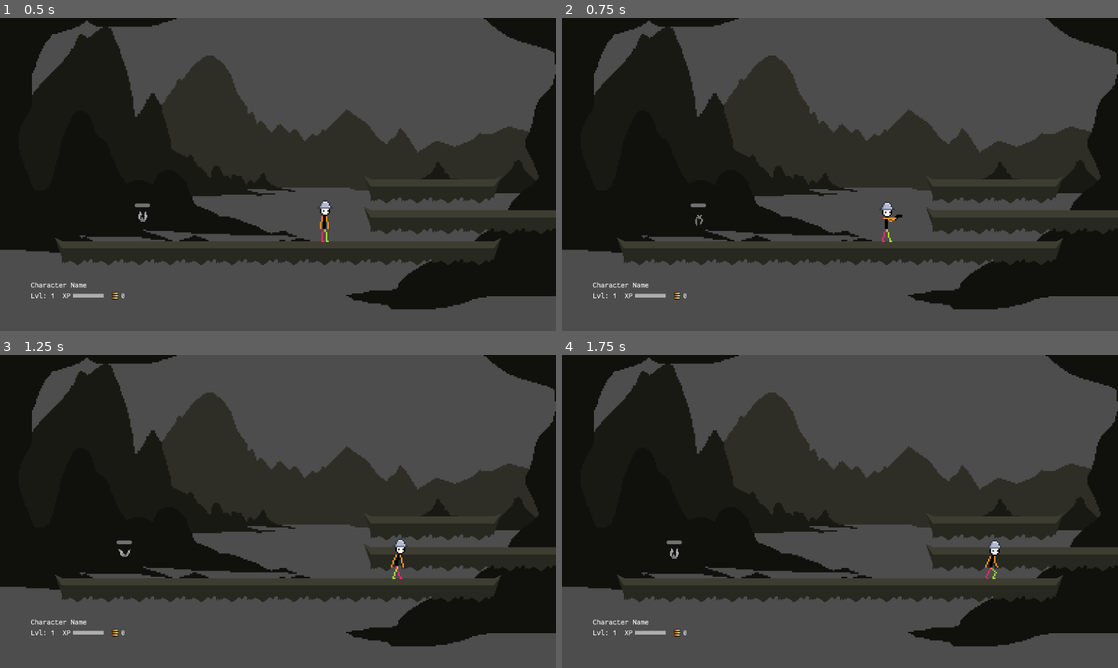
Above: before the commit, frames 1-4 (two rows, left to right).
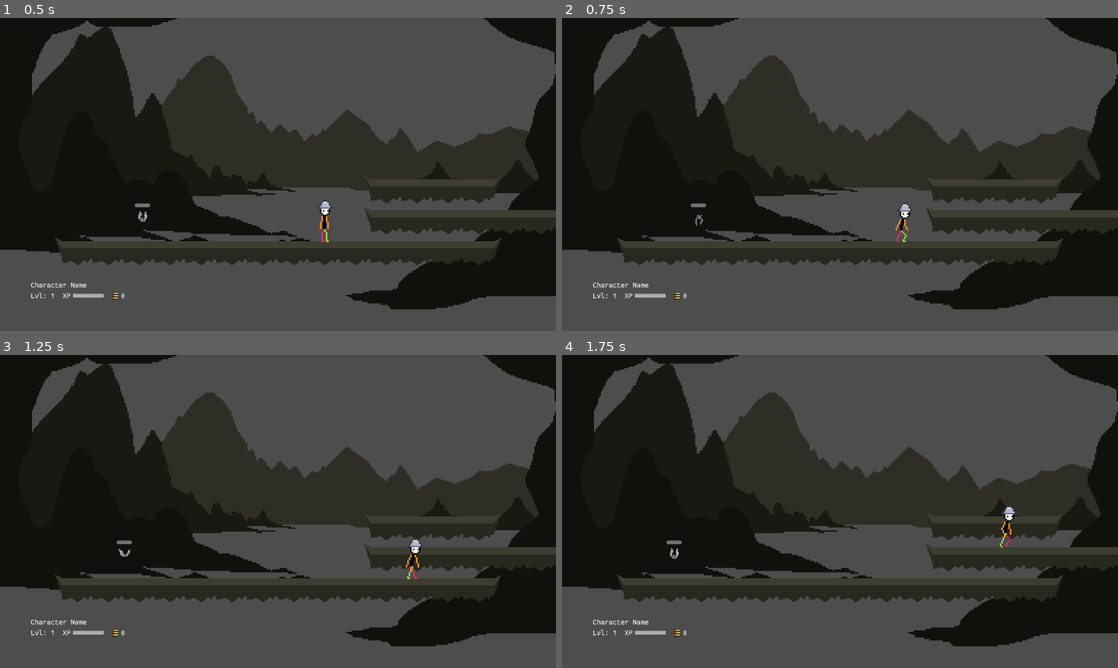
Above: after the commit, the same moments.

Repository: astrimbu/game-test
Game: Godot game, scene res://scenes/World.tscn
Same seed, same stepped clock (60 frames per second), same inputs: the game is played once before the commit and once after it.
Inputs (mouse positions are in pixels of both pictures, inside the frame that each line leads up to):
- Up to frame 1 (0.5 s): no input
- Up to frame 2 (0.75 s): move the mouse to (962, 158) at 0.52 s; hold Right (ui_right) from 0.53 s (still down); hold Space (shoot) from 0.53 s (still down); click (962, 158) at 0.67 s
- Up to frame 3 (1.25 s): keep holding Right (ui_right); keep holding Space (shoot); tap Up (ui_up) at 0.77 s
- Up to frame 4 (1.75 s): keep holding Right (ui_right); move the mouse to (728, 527) at 1.27 s; release Space (shoot) at 1.28 s; tap Space (shoot) at 1.35 s; tap Up (ui_up) at 1.52 s

Frame 1 is identical in both runs. In frame 2, 0.3% of the frame differs, in the area x 57-64%, y 58-72%; in frame 3, 0.3%, in the area x 70-77%, y 58-72%; in frame 4, 0.3%.

Commit message:
Update auto-combat and targeting systems

Diff:
--- a/scenes/DroppedItem.tscn
+++ b/scenes/DroppedItem.tscn
@@ -1,7 +1,7 @@
 [gd_scene load_steps=7 format=3 uid="uid://c3u7u65sb1brk"]
 
 [ext_resource type="Script" path="res://scripts/dropped_item.gd" id="1_2quma"]
-[ext_resource type="Texture2D" uid="uid://5oskgcha2rr6" path="res://assets/Coin.png" id="2_orsrw"]
+[ext_resource type="Texture2D" uid="uid://5oskgcha2rr6" path="res://assets/coin.png" id="2_orsrw"]
 
 [sub_resource type="CircleShape2D" id="CircleShape2D_40kjv"]
 
--- a/scenes/World.tscn
+++ b/scenes/World.tscn
@@ -6,6 +6,7 @@
 [ext_resource type="PackedScene" uid="uid://b1is2meplsgd8" path="res://scenes/enemy/BatEnemy.tscn" id="2_rfy4o"]
 [ext_resource type="Texture2D" uid="uid://b8x0m4e0tsf2p" path="res://assets/mountains.png" id="3_41qhp"]
 [ext_resource type="Texture2D" uid="uid://dsie0tajx5u14" path="res://assets/Target.png" id="4_8y5h0"]
+[ext_resource type="PackedScene" uid="uid://c3u7u65sb1brk" path="res://scenes/DroppedItem.tscn" id="5_st1gf"]
 [ext_resource type="PackedScene" uid="uid://ctnspd1ddsbph" path="res://scenes/ui/UI.tscn" id="7_gwmih"]
 
 [sub_resource type="TileSetAtlasSource" id="TileSetAtlasSource_b6pvj"]
@@ -183,6 +184,11 @@
 
 [node name="BatEnemy" parent="." instance=ExtResource("2_rfy4o")]
 position = Vector2(320, 464)
+damage_per_hit = 2
+xp_value = 1
+coin_value = 1
+indicator_offset = 64.0
+dropped_item_scene = ExtResource("5_st1gf")
 
 [node name="Player" parent="." instance=ExtResource("2_npu5e")]
 position = Vector2(672, 464)
--- a/scenes/enemy/BatEnemy.tscn
+++ b/scenes/enemy/BatEnemy.tscn
@@ -122,14 +122,9 @@
 collision_layer = 4
 script = ExtResource("1_4rhy8")
 max_health = 3
-damage_per_hit = null
-xp_value = null
-coin_value = null
-indicator_offset = null
 sprite_path = NodePath("Sprite2D")
 animation_player_path = NodePath("AnimationPlayer")
 health_bar_path = NodePath("HealthBar")
-dropped_item_scene = null
 
 [node name="Sprite2D" type="Sprite2D" parent="."]
 position = Vector2(0, -48)
--- a/scripts/autoload/event_bus.gd
+++ b/scripts/autoload/event_bus.gd
@@ -48,6 +48,12 @@
 signal wave_started(wave_number: int)
 signal wave_completed(wave_number: int)
 
+# Add these new signals after the existing combat signals
+signal auto_combat_started(target: CharacterBody2D)
+signal auto_combat_ended
+signal target_acquired(target: CharacterBody2D)
+signal target_lost
+
 # Helper functions to emit signals and handle side effects
 func publish_enemy_hit(enemy: CharacterBody2D) -> void:
 	enemy_hit.emit(enemy)
@@ -80,8 +86,8 @@
 func publish_damage_dealt(amount: int, target: Node) -> void:
 	damage_dealt.emit(amount, target)
 
-	# Check if target died from this damage
-	if target.has_method("is_dead") and target.is_dead():
+	# Check if target exists and is dead
+	if target and target.has_method("is_dead") and target.is_dead():
 		if target is CharacterBody2D:  # Assuming enemies are CharacterBody2D
 			publish_enemy_killed(target)
 
@@ -127,3 +133,18 @@
 
 func publish_wave_completed(wave_number: int) -> void:
 	wave_completed.emit(wave_number)
+
+# Add these new helper functions at the bottom
+func publish_auto_combat_started(target: CharacterBody2D) -> void:
+	auto_combat_started.emit(target)
+	combat_started.emit()
+
+func publish_auto_combat_ended() -> void:
+	auto_combat_ended.emit()
+	combat_ended.emit()
+
+func publish_target_acquired(target: CharacterBody2D) -> void:
+	target_acquired.emit(target)
+
+func publish_target_lost() -> void:
+	target_lost.emit()
--- a/scripts/components/player_combat.gd
+++ b/scripts/components/player_combat.gd
@@ -10,6 +10,9 @@
 var target_enemy: CharacterBody2D = null
 var shoot_timer: Timer = null
 var current_combat_state: String = "idle"
+var auto_combat_enabled := false
+var attack_cooldown := 0.6  # Time between attacks
+var initial_attack_delay := 0.2  # Delay for the first shot
 
 func _ready() -> void:
 	shoot_timer = Timer.new()
@@ -17,19 +20,21 @@
 	shoot_timer.connect("timeout", Callable(self, "_on_shoot_timer_timeout"))
 	add_child(shoot_timer)
 
+	# Listen for enemy death
+	EventBus.enemy_killed.connect(_on_enemy_killed)
+
+	# Listen for combat state changes
+	EventBus.combat_state_changed.connect(_on_combat_state_changed)
+
 func shoot(is_auto: bool = false) -> void:
-	if is_auto:
-		auto_shoot()
-		return
-
 	if is_shooting:
 		return
 
 	is_shooting = true
 	_enter_combat()
-	EventBus.combat_animation_started.emit("shoot")  # Generic "shoot" for now
+	EventBus.combat_animation_started.emit("shoot")
 	animation_player.play("shoot")
-	shoot_timer.start(0.2)
+	shoot_timer.start(attack_cooldown)
 
 func _enter_combat() -> void:
 	if current_combat_state != "combat":
@@ -42,17 +47,29 @@
 		EventBus.publish_combat_state_change("idle")
 
 func _on_shoot_timer_timeout() -> void:
+	if not target_enemy:  # Target might have been cleared/died
+		is_shooting = false
+		EventBus.combat_animation_ended.emit("shoot")
+		return
+
+	if target_enemy.get_is_dead():
+		is_shooting = false
+		target_enemy = null
+		EventBus.combat_animation_ended.emit("shoot")
+		return
+
+	# Reset is_shooting before dealing damage
+	is_shooting = false
+
+	var damage = get_total_damage()
+	target_enemy.take_damage(damage)
+	EventBus.publish_damage_dealt(damage, target_enemy)
+
+	# Continue shooting if we still have a valid target
 	if target_enemy and not target_enemy.get_is_dead():
-		var damage = get_total_damage()
-		target_enemy.take_damage(damage)
-		EventBus.publish_damage_dealt(damage, target_enemy)
-
-	is_shooting = false
-	EventBus.combat_animation_ended.emit("shoot")
-
-	# Only exit combat if no enemies are nearby
-	if not _enemies_in_range():
-		_exit_combat()
+		shoot(true)  # This will use attack_cooldown for subsequent shots
+	else:
+		EventBus.combat_animation_ended.emit("shoot")
 
 func take_damage(amount: int, source: Node) -> void:
 	EventBus.publish_damage_taken(amount, source)
@@ -84,12 +101,50 @@
 	var direction_to_target = sign(target_enemy.global_position.x - character.global_position.x)
 	character.movement.set_facing_direction(direction_to_target)
 
-	is_shooting = true
-	_enter_combat()
-	animation_player.play("shoot")
-
-	# Schedule the first shot after 0.2 seconds to match animation timing
-	shoot_timer.start(0.2)
+	shoot(true)
 
 func set_target(enemy: CharacterBody2D) -> void:
 	target_enemy = enemy
+	if target_enemy and current_combat_state == "combat":
+		auto_shoot()  # Start auto-shooting when target is set
+
+func _on_enemy_killed(enemy: BaseEnemy) -> void:
+	if enemy == target_enemy:
+		stop_auto_combat()
+
+func _on_combat_state_changed(new_state: String) -> void:
+	current_combat_state = new_state
+	match new_state:
+		"idle":
+			target_enemy = null
+			is_shooting = false
+		"combat":
+			if target_enemy and not target_enemy.get_is_dead():
+				auto_shoot()  # Start auto-shooting when entering combat
+
+func start_auto_combat(target: CharacterBody2D) -> void:
+	if not target or target.get_is_dead():
+		return
+
+	auto_combat_enabled = true
+	target_enemy = target
+	EventBus.publish_auto_combat_started(target)
+	_enter_combat()
+
+	# Start with initial delay
+	is_shooting = true
+	EventBus.combat_animation_started.emit("shoot")
+	animation_player.play("shoot")
+	shoot_timer.start(initial_attack_delay)
+
+func stop_auto_combat() -> void:
+	auto_combat_enabled = false
+	target_enemy = null
+	is_shooting = false
+	shoot_timer.stop()
+	EventBus.publish_auto_combat_ended()
+	_exit_combat()
+
+func _on_auto_combat_timer_timeout() -> void:
+	if auto_combat_enabled and target_enemy and not target_enemy.get_is_dead():
+		shoot(true)
--- a/scripts/components/player_interaction.gd
+++ b/scripts/components/player_interaction.gd
@@ -103,14 +103,27 @@
 
 func _handle_enemy_interaction(enemy: CharacterBody2D) -> void:
 	if character.combat:
-		character.combat.set_target(enemy)
-		# Set target position for movement
-		set_movement_target(get_walkable_position(enemy.global_position))
-		# Update indicator above enemy
+		# Set target and show indicator
+		character.combat.target_enemy = enemy
 		_update_target_indicator(enemy.global_position - Vector2(0, enemy.indicator_offset))
+		EventBus.publish_target_acquired(enemy)
+
+		# Calculate attack position
+		var attack_pos = get_walkable_position(enemy.global_position)
+		target_position = attack_pos
+
+		# Move to attack position if needed
+		var distance = character.global_position.distance_to(attack_pos)
+		if distance > 50:  # Attack range
+			character.set_state("moving_to_target")
+		else:
+			character.set_state("shooting")
 
 func set_movement_target(pos: Vector2) -> void:
 	target_position = pos
+	# If we're clicking to move (not to attack), exit combat
+	if character.combat:
+		EventBus.publish_combat_state_change("idle")
 	_update_target_indicator(pos)
 	target_changed.emit(pos)
 
@@ -151,3 +164,5 @@
 	target_position = Vector2.ZERO
 	if target_indicator:
 		target_indicator.visible = false
+	if character.combat:
+		character.combat.stop_auto_combat()
--- a/scripts/enemies/base_enemy.gd
+++ b/scripts/enemies/base_enemy.gd
@@ -1,7 +1,7 @@
 class_name BaseEnemy
 extends CharacterBody2D
 
-const KNOCKBACK_FORCE = 200.0
+const KNOCKBACK_FORCE = 20.0
 const KNOCKBACK_DURATION = 0.2
 const RESPAWN_DELAY = 3.0
 
@@ -116,6 +116,9 @@
 	is_dead = true
 	velocity = Vector2.ZERO
 
+	# Clear any player targeting this enemy
+	EventBus.publish_enemy_killed(self)
+
 	# Store respawn info before freeing
 	var type = enemy_type
 	var pos = spawn_position
@@ -128,8 +131,6 @@
 	if animation_player.has_animation("die"):
 		animation_player.play("die")
 		await animation_player.animation_finished
-
-	EventBus.publish_enemy_killed(self)
 
 	# Request respawn before freeing if needed
 	if should_spawn:
--- a/scripts/player_states/moving_to_target_state.gd
+++ b/scripts/player_states/moving_to_target_state.gd
@@ -2,6 +2,10 @@
 extends PlayerState
 
 func enter_state(player: CharacterBody2D) -> void:
+	# Clear enemy target when entering moving state
+	if not player.target_enemy or player.target_enemy.get_is_dead():
+		player.combat.target_enemy = null
+
 	if not player.is_shooting:
 		player.animation_player.play("walk")
 
@@ -45,7 +49,10 @@
 		player.movement.move(0)
 		if player.is_on_floor():
 			if player.target_enemy and not player.target_enemy.is_dead:
-				player.set_state("shooting")
+				var distance = player.global_position.distance_to(player.target_position)
+				if distance <= 50:  # Attack range
+					player.set_state("shooting")
+					return
 			elif player.target_npc and player.target_npc.can_interact:
 				player.target_npc.start_interaction()
 				player.interaction.clear_targets()
--- a/scripts/player_states/shooting_state.gd
+++ b/scripts/player_states/shooting_state.gd
@@ -2,8 +2,8 @@
 extends PlayerState
 
 func enter_state(player: CharacterBody2D) -> void:
-	if not player.is_shooting:
-		player.shoot(player.target_enemy != null)
+	if player.target_enemy and not player.target_enemy.get_is_dead():
+		player.combat.start_auto_combat(player.target_enemy)
 
 func update_state(player: CharacterBody2D, delta: float) -> void:
 	apply_gravity(player, delta)
@@ -13,11 +13,10 @@
 
 	player.move_and_slide()
 
-	# Return to idle if shooting is done and no auto-target
-	if not player.is_shooting and not player.target_enemy:
+	# Return to idle if no valid target
+	if not player.target_enemy or player.target_enemy.get_is_dead():
+		player.combat.stop_auto_combat()
 		player.set_state("idle")
 
 func exit_state(player: CharacterBody2D) -> void:
-	# Make sure we clean up shooting state when interrupted
-	player.is_shooting = false
-	player.animation_player.play("idle")
+	player.combat.stop_auto_combat()
Not shown, changed: assets/Coin.png.import
Not shown: 1 places in scenes/World.tscn that only renumber resources
